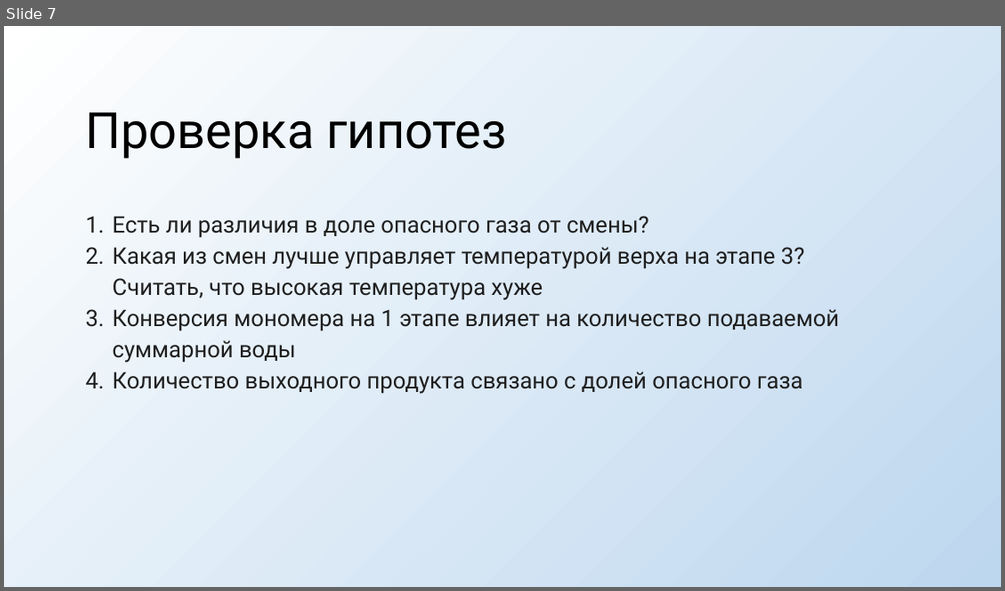
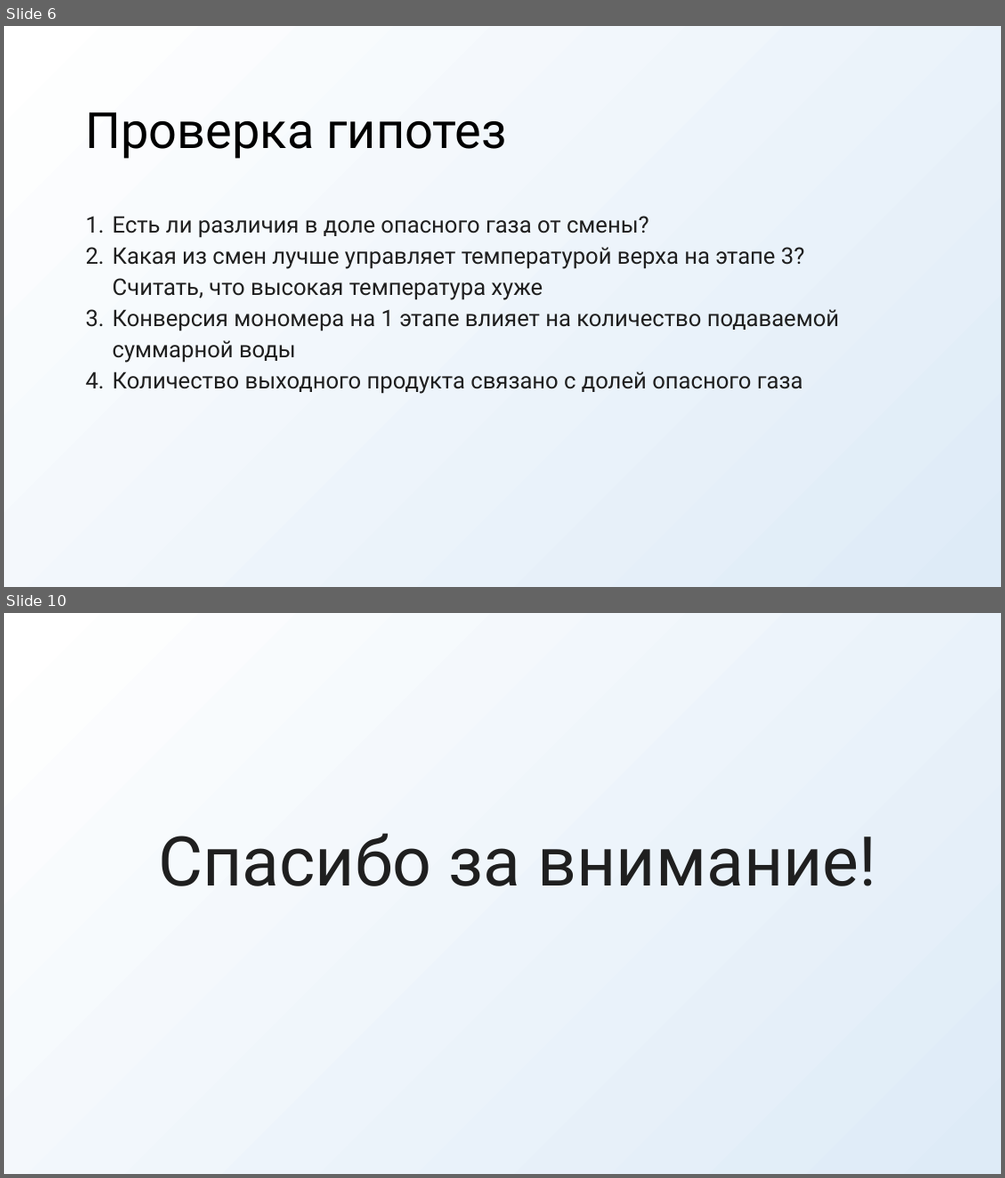
Before and after one commit to alinkalina/ad-ecology-project, a slide deck: presentation.pptx. Shown one above the other, each under a label of ours: slide 7 before the commit, slides 6 and 10 after it; the slides between them are not shown. The pictures are 1005x591 and 1005x1178 pixels, drawn with LibreOffice and Linux fonts; fonts in the diff are those of the drawing. Boxes give left, top, right and bottom in pixels: in the first picture for what was removed or moved away, otherwise in the second. Text is boxed around its words. In the diff, an @@ line names an element or a change of style, - is before the commit and + after.

```diff
--- a/presentation.pptx
+++ b/presentation.pptx
@@ slide 10 added at box(4, 613, 1001, 1174), background gradient #DEEBF7 to #FFFFFF @@
@@ text added at box(158, 833, 877, 886), 66 pt, text #1F1F1F @@
+Спасибо за внимание!
@@ what was slide 7 is now slide 6 @@
@@ slide 6 changed as well @@
@@ background gradient #BDD7EE to #FFFFFF to gradient #DEEBF7 to #FFFFFF @@
```
Also in this commit, not shown: 5 other slides changed, 3 other slides added, 1 slide removed.
